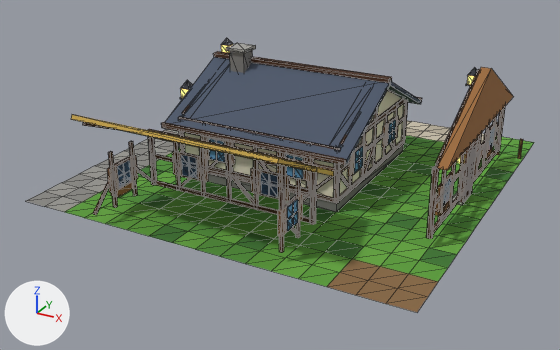
The glTF model assets/models/town/chunk_2_9.glb, before and after one commit.
Before and after are seen from a 50 mm camera at (53.9, -179.2, 13.1) aimed at (39.7, -153.4, 0.2). Lighting does not change. The marker at lower left points along +X, +Y and +Z. The first picture is the older version. Mesh edges are drawn as thin lines. Vertices at exactly the same position are counted once.

The first picture shows 'chunk_2_9'.
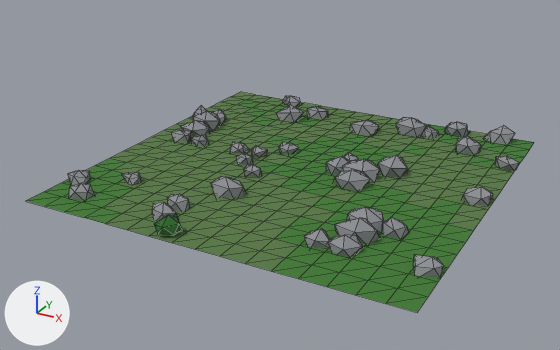
What changed in the scene script:
```text
Add mat_moss:
    mat_moss = bpy.data.materials.new('moss')
    # nodes: BsdfPrincipled, Mix, OutputMaterial, VertexColor
    # colours: dark green #587a45, mixed with the vertex colours
Add mat_hedge:
    mat_hedge = bpy.data.materials.new('hedge')
    # nodes: BsdfPrincipled, Mix, OutputMaterial, VertexColor
    # colours: dark green #2d6b2a, mixed with the vertex colours
Add mat_rock:
    mat_rock = bpy.data.materials.new('rock')
    # nodes: BsdfPrincipled, Mix, OutputMaterial, VertexColor
    # colours: grey #8e9095, mixed with the vertex colours
Change me_chunk_2_9:
    remove me_chunk_2_9.from_pydata(...)  # 2416 vertices, 3698 faces; spans x 31.7..48.0, y -160.6..-144.0, z 0.0..5.3
    remove me_chunk_2_9.materials.append(mat_wood)
    remove me_chunk_2_9.materials.append(mat_wood_dark)
    remove me_chunk_2_9.materials.append(mat_leaf_b)
    remove me_chunk_2_9.materials.append(mat_flower_w)
    remove me_chunk_2_9.materials.append(mat_stone)
    remove me_chunk_2_9.materials.append(mat_stone_light)
    remove me_chunk_2_9.materials.append(mat_stone_dark)
    remove me_chunk_2_9.materials.append(mat_iron)
    remove me_chunk_2_9.materials.append(mat_gold)
    remove me_chunk_2_9.materials.append(mat_timber)
    remove me_chunk_2_9.materials.append(mat_glass)
    remove me_chunk_2_9.materials.append(mat_roof_slate)
    remove me_chunk_2_9.materials.append(mat_glow)
    remove me_chunk_2_9.materials.append(mat_flower_y)
    remove me_chunk_2_9.materials.append(mat_flower_p)
    remove me_chunk_2_9.materials.append(mat_flower_r)
    remove me_chunk_2_9.materials.append(mat_plaster)
    remove me_chunk_2_9.materials.append(mat_roof_thatch)
    add me_chunk_2_9.from_pydata(...)  # 769 vertices, 1312 faces; spans x 31.9..48.1, y -160.0..-143.9, z -0.5..0.9
    me_chunk_2_9 part 1: 265 loose pieces with 2111 vertices, spanning x 31.7..47.9, y -160.6..-144.2, z 0.0..5.3, are deleted
    me_chunk_2_9 part 2: 16 vertices removed from x 36.0..43.1, y -157.0..-148.0, z 0.4..0.6; 432 vertices added at x 31.9..48.1, y -160.0..-143.9, z -0.5..0.9
    me_chunk_2_9 part 3: 36 vertices added at x 34.9..38.1, y -147.0..-144.1, z -0.4..0.7
    me_chunk_2_9 part 4: 12 vertices added at x 46.8..48.0, y -151.9..-151.0, z -0.3..0.6
    me_chunk_2_9 part 5: 38 faces spanning x 34.0..48.0, y -158.0..-145.0, z 0.0 switch from mat_grass_b to mat_grass_dark
    me_chunk_2_9 part 6: 58 faces spanning x 34.0..48.0, y -160.0..-146.0, z 0.0 switch from mat_grass_b to mat_moss
    me_chunk_2_9 part 7: 46 faces spanning x 35.0..48.0, y -160.0..-144.0, z 0.0 switch from mat_grass_c to mat_grass_dark
    me_chunk_2_9 part 8: 52 faces spanning x 34.0..48.0, y -160.0..-146.0, z 0.0 switch from mat_grass_c to mat_moss
    me_chunk_2_9 part 9: 54 faces spanning x 34.0..48.0, y -160.0..-144.0, z 0.0 switch from mat_grass_a to mat_grass_dark
    me_chunk_2_9 part 10: 92 faces spanning x 34.0..48.0, y -160.0..-146.0, z 0.0 switch from mat_grass_a to mat_moss
    me_chunk_2_9 part 11: 30 faces spanning x 34.0..48.0, y -160.0..-147.0, z 0.0 switch from mat_grass_dark to mat_moss
    me_chunk_2_9 part 12: 12 faces spanning x 45.0..48.0, y -160.0..-158.0, z 0.0 switch from mat_dirt to mat_grass_dark
    me_chunk_2_9 part 13: 10 faces spanning x 32.0..34.0, y -160.0..-155.0, z 0.0 switch from mat_cobble_b to mat_grass_dark
    me_chunk_2_9 part 14: 18 faces spanning x 32.0..34.0, y -155.0..-146.0, z 0.0 switch from mat_cobble_b to mat_moss
    me_chunk_2_9 part 15: 8 faces spanning x 32.0..34.0, y -160.0..-156.0, z 0.0 switch from mat_cobble_a to mat_grass_dark
    me_chunk_2_9 part 16: 20 faces spanning x 32.0..34.0, y -156.0..-146.0, z 0.0 switch from mat_cobble_a to mat_moss
    me_chunk_2_9 part 17: 8 faces spanning x 33.0..46.0, y -146.0..-144.0, z 0.0 switch from mat_plaza_a to mat_grass_dark
    me_chunk_2_9 part 18: 20 faces spanning x 32.0..44.0, y -146.0..-144.0, z 0.0 switch from mat_plaza_a to mat_moss
    me_chunk_2_9 part 19: 6 faces spanning x 35.0..45.0, y -146.0..-144.0, z 0.0 switch from mat_plaza_b to mat_grass_dark
    me_chunk_2_9 part 20: 22 faces spanning x 32.0..46.0, y -146.0..-144.0, z 0.0 switch from mat_plaza_b to mat_moss
    add me_chunk_2_9.materials.append(mat_rock)
    add me_chunk_2_9.materials.append(mat_hedge)
```

Boxes [x1, y1, x2, y2] around the edits, measured in the pictures (560 x 350 px):
'chunk_2_9', reshaped (20% shorter): before [27, 38, 534, 312]; after [27, 92, 534, 312]
part 1 of me_chunk_2_9, deleted: before [71, 38, 523, 253]
part 2 of me_chunk_2_9, reshaped: before [155, 140, 404, 223]; after [68, 106, 519, 276]
part 3 of me_chunk_2_9, added: after [277, 96, 328, 122]
part 4 of me_chunk_2_9, added: after [462, 187, 493, 205]
part 5 of me_chunk_2_9, recoloured: before [100, 144, 530, 252]; after [100, 108, 530, 252]
part 6 of me_chunk_2_9, recoloured: before [119, 135, 501, 263]; after [119, 111, 501, 263]
part 7 of me_chunk_2_9, recoloured: before [85, 136, 512, 279]; after [85, 116, 511, 279]
part 8 of me_chunk_2_9, recoloured: before [124, 141, 519, 249]; after [116, 119, 519, 249]
part 9 of me_chunk_2_9, recoloured: [65, 139, 534, 287] in both
part 10 of me_chunk_2_9, recoloured: before [102, 151, 507, 271]; after [102, 120, 507, 271]
part 11 of me_chunk_2_9, recoloured: before [138, 143, 514, 251]; after [137, 113, 514, 251]
part 12 of me_chunk_2_9, recoloured: [327, 259, 438, 312] in both
part 13 of me_chunk_2_9, recoloured: before [27, 159, 120, 206]; after [27, 158, 128, 206]
part 14 of me_chunk_2_9, recoloured (grey to green): before [125, 131, 180, 167]; after [125, 105, 252, 167]
part 15 of me_chunk_2_9, recoloured (grey to green): before [44, 166, 107, 212]; after [44, 166, 116, 212]
part 16 of me_chunk_2_9, recoloured: before [113, 129, 179, 170]; after [111, 102, 242, 173]
part 17 of me_chunk_2_9, recoloured: before [445, 128, 483, 144]; after [237, 100, 485, 147]
part 18 of me_chunk_2_9, recoloured: before [406, 121, 444, 141]; after [231, 92, 444, 141]
part 19 of me_chunk_2_9, recoloured: before [424, 125, 450, 142]; after [280, 102, 461, 144]
part 20 of me_chunk_2_9, recoloured: before [406, 121, 485, 141]; after [221, 95, 487, 142]
